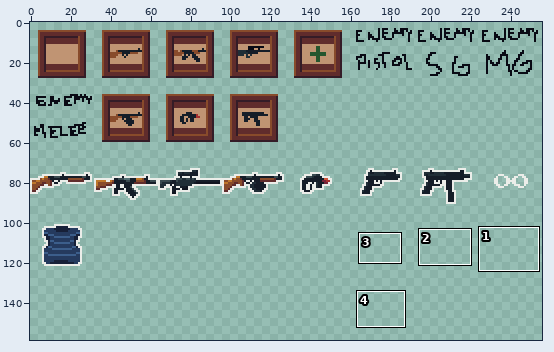
A pixel-art file gets an edit: TK/Assets/Sprites/World/objectsheet.aseprite. Above, an overview of the earlier version with the close-up marked.
Close-up. The starting point:
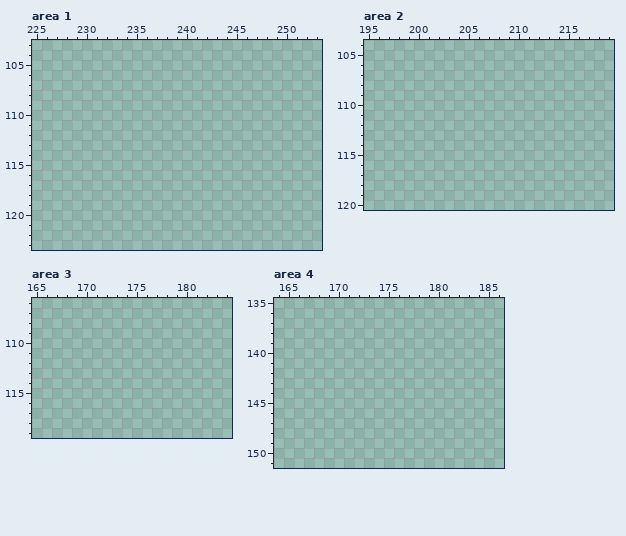
256x256 pixels, 1 frame. Shown: area 1: x 225..253, y 103..123; area 2: x 195..219, y 104..120; area 3: x 165..184, y 106..119; area 4: x 164..186, y 135..151. The wide view leaves out empty margins. The commit also changed other parts of the picture, which this record leaves out.
The same view after the edit:
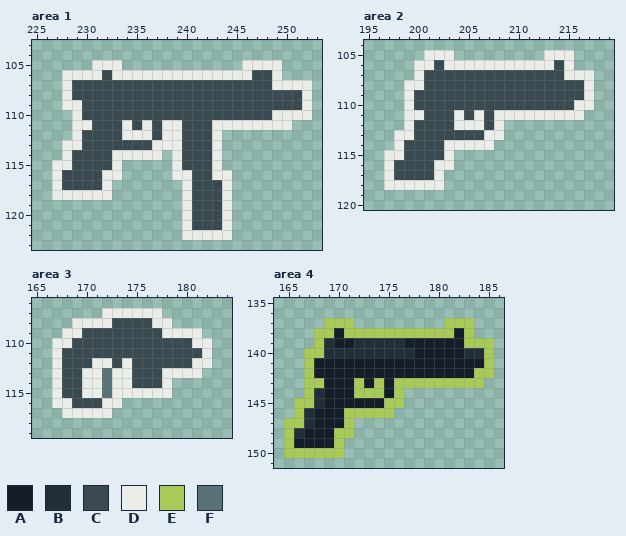
Palette (. is transparent): A #151d28  B #202e37  C #394a50  D #ebede9  E #a8ca58  F #577277
Difference:
Area 1:
y 105: x 231..233 ... -> DDD; x 246..249 .... -> DDDD
y 106: x 228..249 ...................... -> DDDDCDDDDDDDDDDDDDDCCD
y 107: x 228..252 ......................... -> DCCCCCCCCCCCCCCCCCCCCDDDD
y 108: x 228..252 ......................... -> DCCCCCCCCCCCCCCCCCCCCCCCD
y 109: x 228..252 ......................... -> DDCCCCCCCCCCCCCCCCCCCCCCD
y 110: x 229..252 ........................ -> DCCCCCCCCCCCCCCCCCCCDDDD
y 111: x 229..250 ...................... -> DDCCCDCDCDDCCCDDDDDDDD
y 112: x 229..243 ............... -> DCCCCDDDCDDCCCD
y 113: x 228..243 ................ -> DDCCCCCCCDDDCCCD
y 114: x 228..237 .......... -> DCCCCDDDDD; x 239..243 ..... -> DCCCD
y 115: x 227..233 ....... -> DDCCCCD; x 239..243 ..... -> DCCCD
y 116: x 227..233 ....... -> DCCCCDD; x 239..244 ...... -> DDCCDD
y 117: x 227..232 ...... -> DCCCCD; x 240..244 ..... -> DCCCD
y 118: x 227..232 ...... -> DDDDDD; x 240..244 ..... -> DCCCD
y 119..121: x 240..244 ..... -> DCCCD
y 122: x 240..244 ..... -> DDDDD
Area 2:
y 105: x 201..203 ... -> DDD; x 213..215 ... -> DDD
y 106: x 200..215 ................ -> DDCDDDDDDDDDDDCD
y 107: x 200..217 .................. -> DCCCCCCCCCCCCCCDDD
y 108: x 199..217 ................... -> DDCCCCCCCCCCCCCCCCD
y 109: x 199..217 ................... -> DCCCCCCCCCCCCCCCCCD
y 110: x 199..217 ................... -> DCCCCCCCCCCCCCCCCDD
y 111: x 199..216 .................. -> DDCCCDCDCDDDDDDDDD
y 112: x 199..208 .......... -> DCCCCDDDCD
y 113: x 198..208 ........... -> DDCCCCCCCDD
y 114: x 198..207 .......... -> DCCCCDDDDD
y 115: x 197..203 ....... -> DDCCCCD
y 116: x 197..203 ....... -> DCCCCDD
y 117: x 197..202 ...... -> DCCCCD
y 118: x 197..202 ...... -> DDDDDD
Area 3:
y 107: x 172..177 ...... -> DDDDDD
y 108: x 169..178 .......... -> DDDDCCCCDD
y 109: x 168..181 .............. -> DDCCCCCCCCDDDD
y 110: x 167..182 ................ -> DDCCCCCCCCCCCCDD
y 111: x 167..182 ................ -> DCCCCCCCCCCCCCCD
y 112: x 167..182 ................ -> DCCCDDCDCCCCCCDD
y 113: x 167..181 ............... -> DCCDDFDDCCCDDDD
y 114: x 167..178 ............ -> DCCDDFDDCCCD
y 115: x 167..178 ............ -> DCCDDFDDDDDD
y 116: x 167..173 ....... -> DDCCCDD
y 117: x 168..172 ..... -> DDDDD
Area 4:
y 137: x 169..171 ... -> EEE; x 181..183 ... -> EEE
y 138: x 168..183 ................ -> EEAEEEEEEEEEEEAE
y 139: x 168..185 .................. -> EBAABBBBBAAAAAAEEE
y 140: x 167..185 ................... -> EEBBBBBBBBBAAAAABBE
y 141: x 167..185 ................... -> EAAAAAAAAAAAAAAAAAE
y 142: x 167..185 ................... -> EAAAAAAAAAAAAAAAAEE
y 143: x 167..184 .................. -> EEAAAEAEAEEEEEEEEE
y 144: x 167..176 .......... -> EBAAAEEEAE
y 145: x 166..176 ........... -> EEBAAAAAAEE
y 146: x 166..175 .......... -> EBAAAEEEEE
y 147: x 165..171 ....... -> EEBAAAE
y 148: x 165..171 ....... -> EBAAAEE
y 149: x 165..170 ...... -> EAAAAE
y 150: x 165..170 ...... -> EEEEEE
